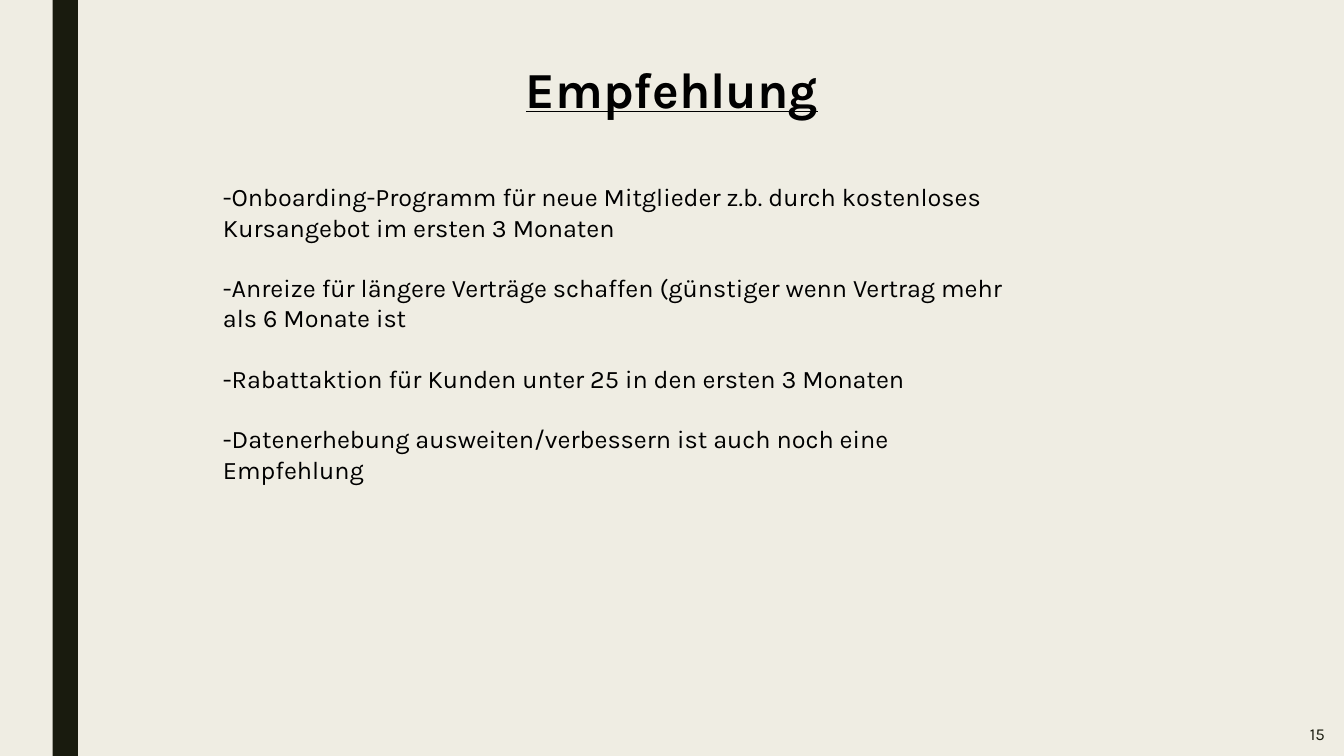
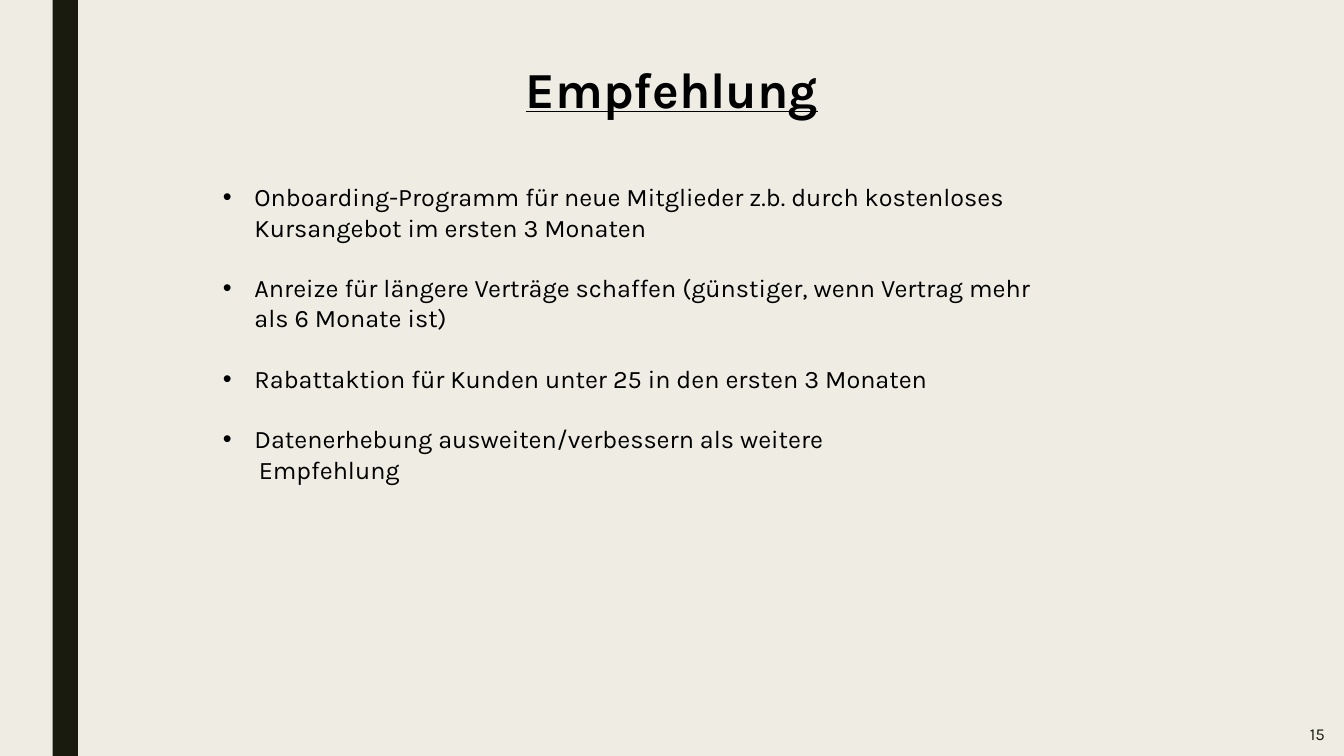
Before and after one commit to Ameroras/IHK_Pruefung, a slide deck: slide 15 of Power Point/FlexAppeal_churnanalyse_Gruppe1_Final.pptx. Drawn at 1344x756 pixels with LibreOffice and Linux fonts; fonts in the diff are those of the drawing; background and template pictures are left out. Boxes give left, top, right and bottom in pixels: in the first picture for what was removed or moved away, otherwise in the second. Text is boxed around its words. In the diff, an @@ line names an element or a change of style, - is before the commit and + after.

```diff
--- a/Power Point/FlexAppeal_churnanalyse_Gruppe1_Final.pptx
+++ b/Power Point/FlexAppeal_churnanalyse_Gruppe1_Final.pptx
@@ text at (x1=254, y1=188, x2=1030, y2=454): text changed @@
--Onboarding-Programm für neue Mitglieder z.b. durch kostenloses Kursangebot im ersten 3 Monaten
--Anreize für längere Verträge schaffen (günstiger wenn Vertrag mehr als 6 Monate ist
--Rabattaktion für Kunden unter 25 in den ersten 3 Monaten
--Datenerhebung ausweiten/verbessern ist auch noch eine
+• Onboarding-Programm für neue Mitglieder z.b. durch kostenloses Kursangebot im ersten 3 Monaten
+• Anreize für längere Verträge schaffen (günstiger, wenn Vertrag mehr als 6 Monate ist)
+• Rabattaktion für Kunden unter 25 in den ersten 3 Monaten
+• Datenerhebung ausweiten/verbessern als weitere
```
Also in this commit, not shown: 4 other slides changed.
